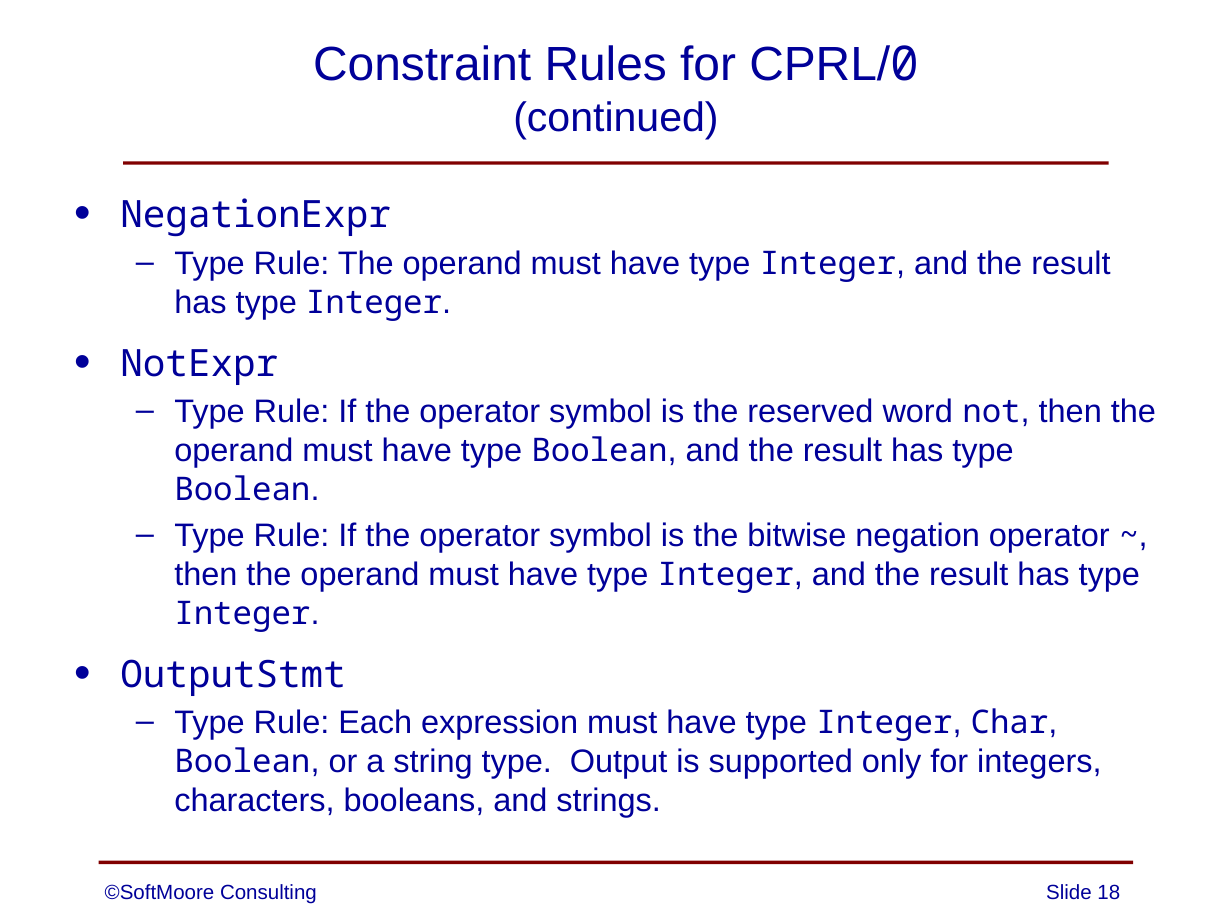
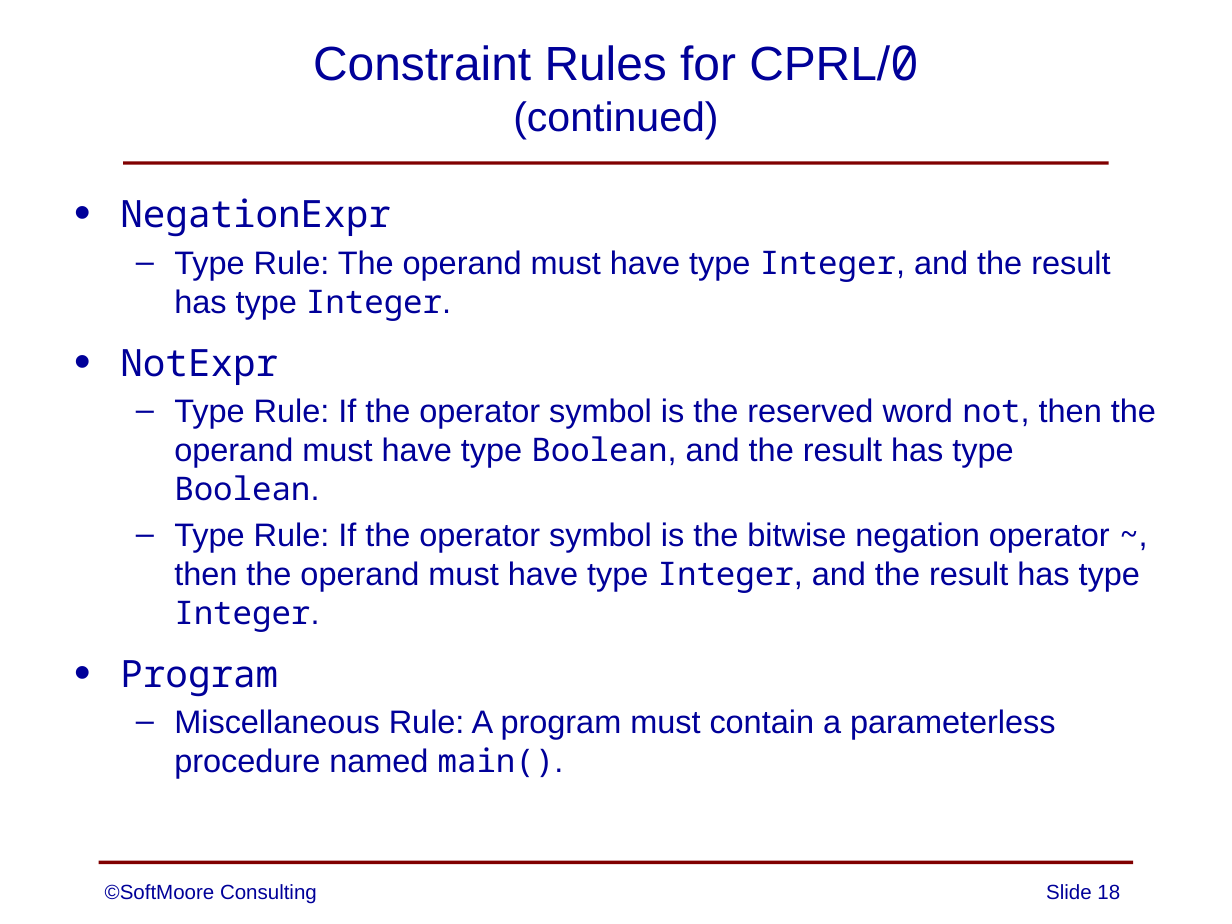
Before and after one commit to SoftMoore/CPRL-Java-4th, a slide deck: slide 18 of PowerPoints/09 - Constraint Analysis.pptx. Drawn at 1232x924 pixels with LibreOffice and Linux fonts; fonts in the diff are those of the drawing. Boxes give left, top, right and bottom in pixels: in the first picture for what was removed or moved away, otherwise in the second. Text is boxed around its words. In the diff, an @@ line names an element or a change of style, - is before the commit and + after.

```diff
--- a/PowerPoints/09 - Constraint Analysis.pptx
+++ b/PowerPoints/09 - Constraint Analysis.pptx
@@ text at [120,660,1056,778]: text changed @@
-• OutputStmt
-  – Type Rule: Each expression must have type Integer, Char, Boolean, or a string type. Output is supported only for integers, characters, booleans, and strings.
+• Program
+  – Miscellaneous Rule: A program must contain a parameterless procedure named main().
```
Also in this commit, not shown: 1 other slide changed.
